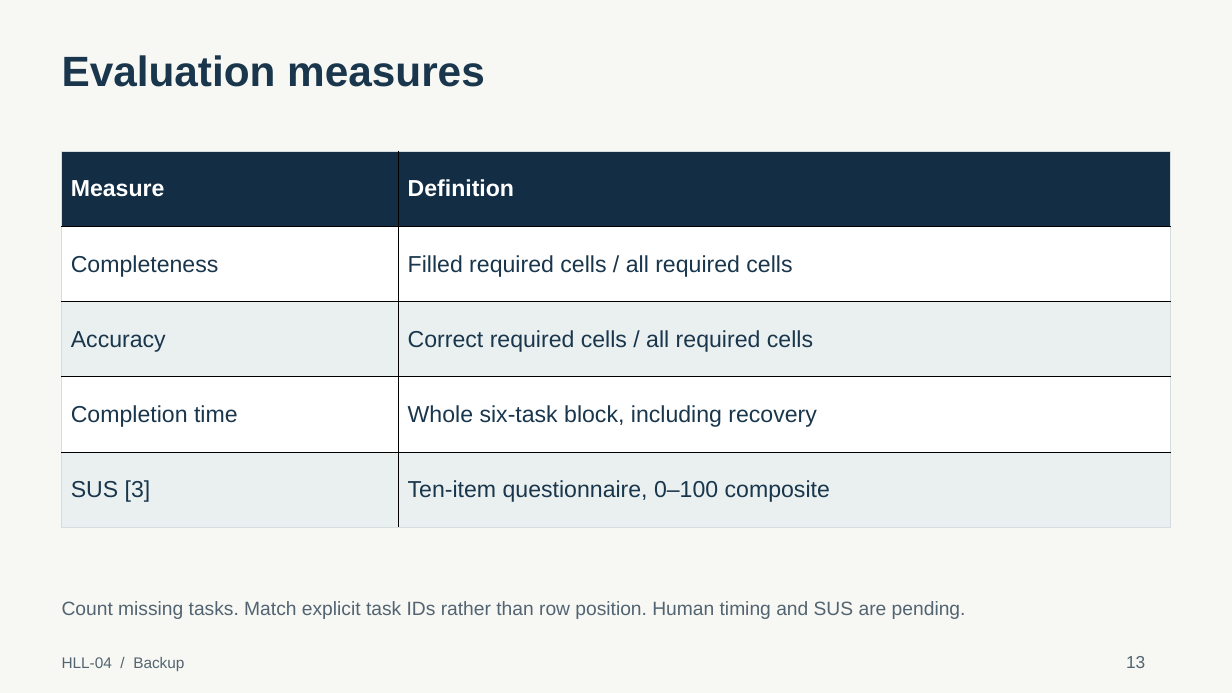
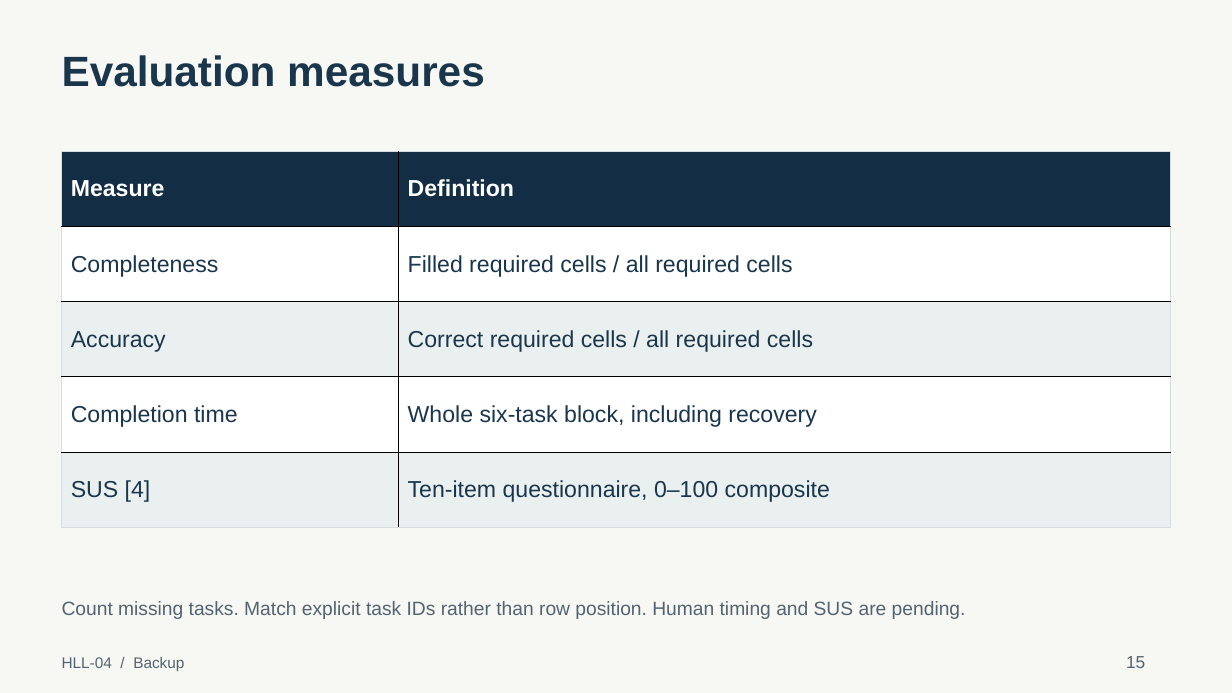
Before and after one commit to hariquasar/hll-04-capture-ui, a slide deck: slide 15 of docs/presentation/HLL-04_Presentation.pptx (slide 13 before the commit). Drawn at 1232x693 pixels with LibreOffice and Linux fonts; fonts in the diff are those of the drawing. Boxes give left, top, right and bottom in pixels: in the first picture for what was removed or moved away, otherwise in the second. Text is boxed around its words. In the diff, an @@ line names an element or a change of style, - is before the commit and + after.

```diff
--- a/docs/presentation/HLL-04_Presentation.pptx
+++ b/docs/presentation/HLL-04_Presentation.pptx
@@ table at box(62, 152, 1171, 528) @@
-row 5, column 1: SUS [3]
+row 5, column 1: SUS [4]
@@ text at box(1126, 656, 1145, 668): text changed @@
-13
+15
```
Also in this commit, not shown: 14 other slides changed, 2 slides added, 34 other files.
